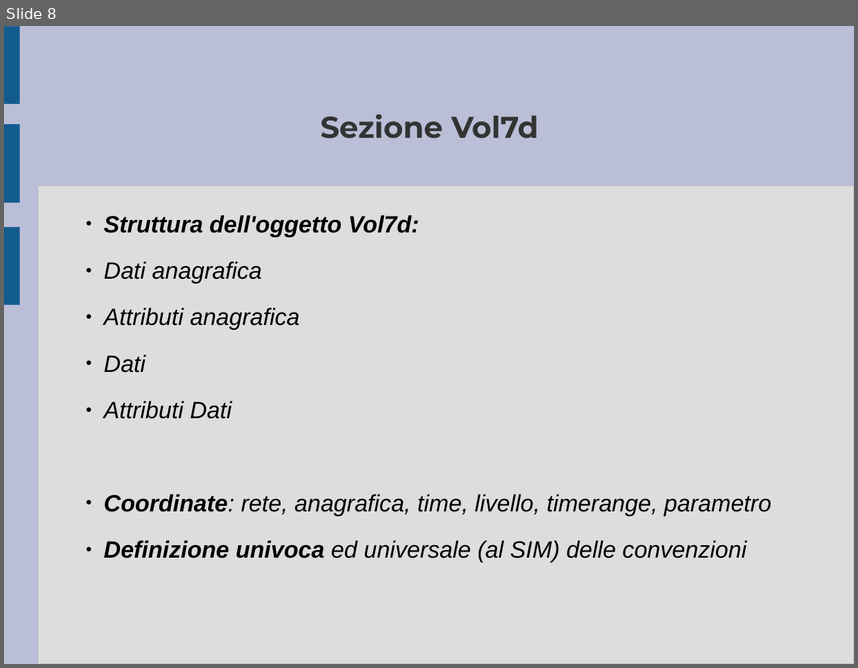
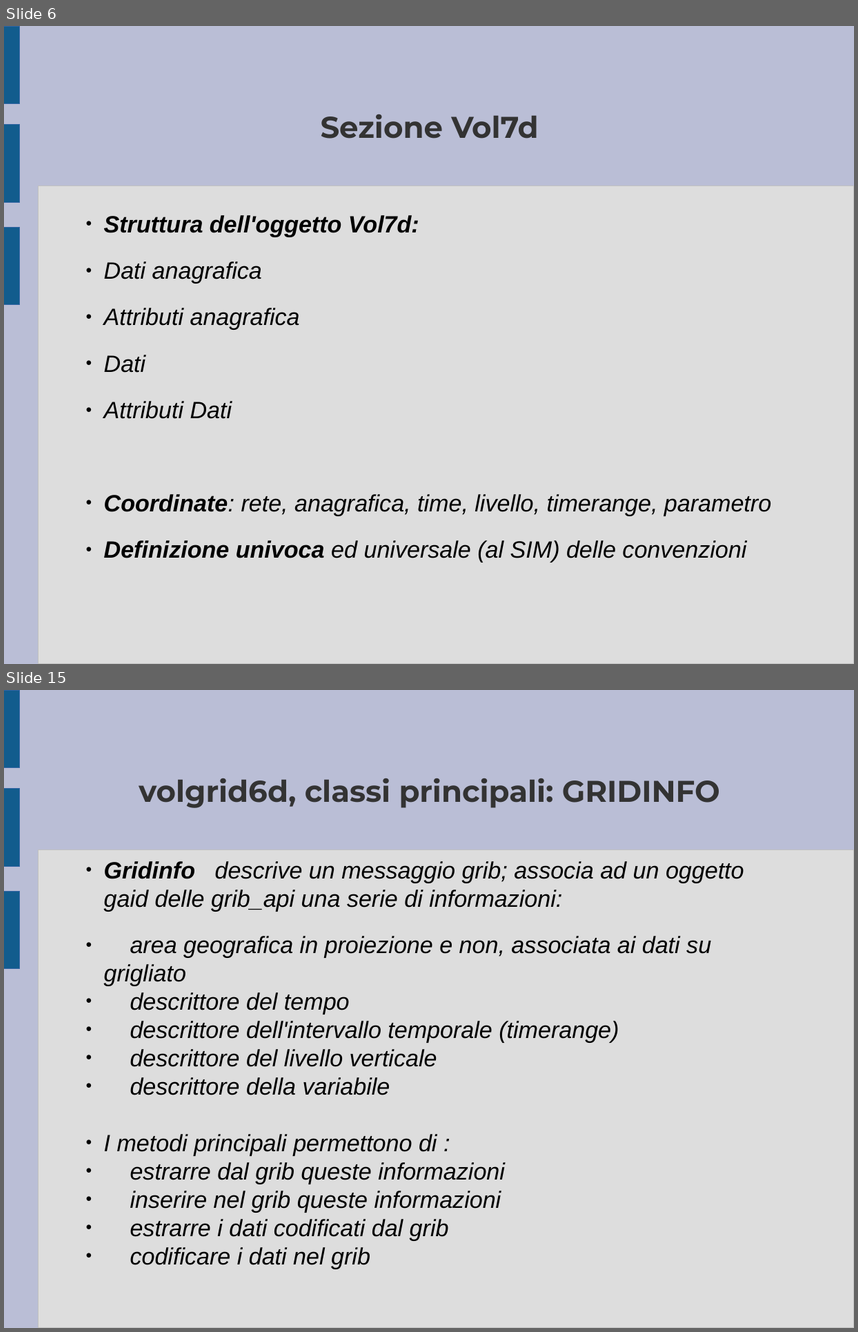
Before and after one commit to ARPA-SIMC/libsim, a slide deck: doc/breve_presentazione.odp. Shown one above the other, each under a label of ours: slide 8 before the commit, slides 6 and 15 after it; the slides between them are not shown. The pictures are 858x668 and 858x1332 pixels, drawn with LibreOffice and Linux fonts; fonts in the diff are those of the drawing. Boxes give left, top, right and bottom in pixels: in the first picture for what was removed or moved away, otherwise in the second. Text is boxed around its words. In the diff, an @@ line names an element or a change of style, - is before the commit and + after.

```diff
--- a/doc/breve_presentazione.odp
+++ b/doc/breve_presentazione.odp
@@ slide 15 added at [4,690,854,1328], background #BABED6; not listed: 4 template elements that a slide beside it also shows @@
@@ title added at [139,778,720,808], 28 pt, text #333333, bold @@
+volgrid6d, classi principali: GRIDINFO
@@ subtitle added at [104,861,744,1268], 22 pt, text #000000, italic @@
+  ● Gridinfo descrive un messaggio grib; associa ad un oggetto gaid delle grib_api una serie di informazioni:
+  ● area geografica in proiezione e non, associata ai dati su grigliato
+  ● descrittore del tempo
+  ● descrittore dell'intervallo temporale (timerange)
+  ● descrittore del livello verticale
+  ● descrittore della variabile
+  ● I metodi principali permettono di :
+  ● estrarre dal grib queste informazioni
+  ● inserire nel grib queste informazioni
+  ● estrarre i dati codificati dal grib
+  ● codificare i dati nel grib
@@ what was slide 8 is now slide 6 @@
```
Also in this commit, not shown: 8 slides changed, 11 other slides added, 2 slides removed, 10 other files.
